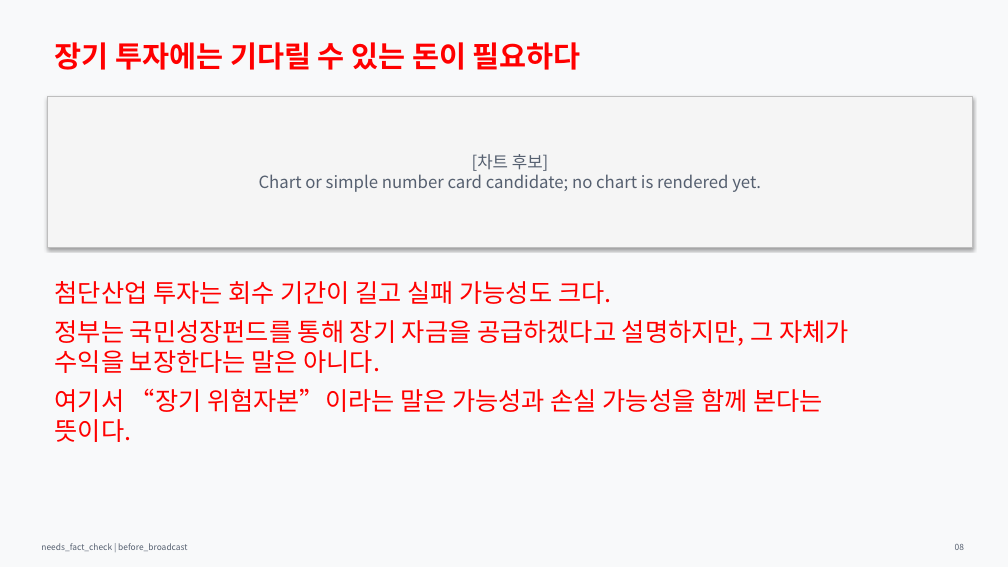
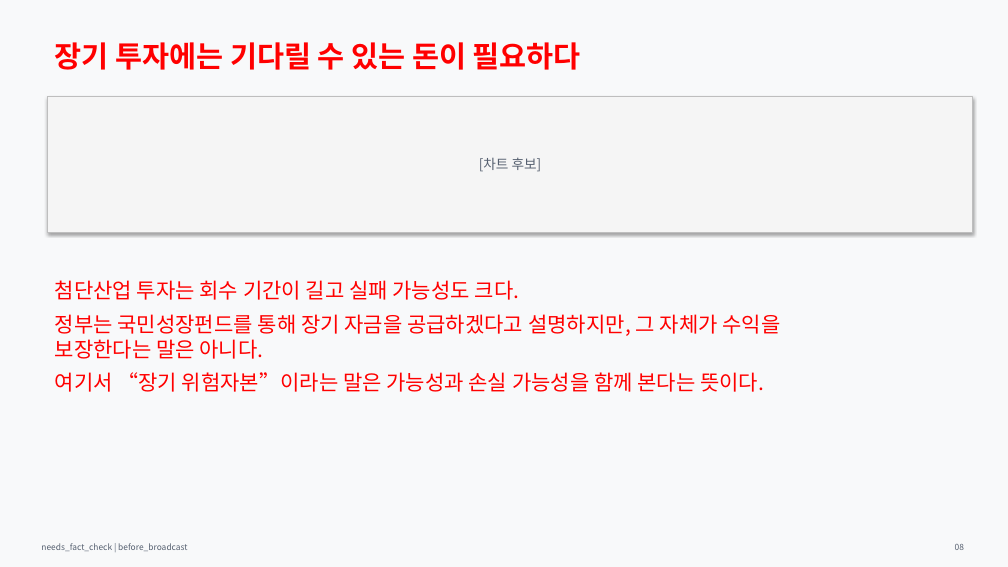
Before and after one commit to Rlearnchan/luddite, a slide deck: slide 8 of outputs/pptx/productive_finance_policy_styled_draft.pptx. Drawn at 1008x567 pixels with LibreOffice and Linux fonts; fonts in the diff are those of the drawing. Boxes give left, top, right and bottom in pixels: in the first picture for what was removed or moved away, otherwise in the second. Text is boxed around its words. In the diff, an @@ line names an element or a change of style, - is before the commit and + after.

```diff
--- a/outputs/pptx/productive_finance_policy_styled_draft.pptx
+++ b/outputs/pptx/productive_finance_policy_styled_draft.pptx
@@ rectangle "[차트 후보]": place and size @@
-rectangle "[차트 후보]" at box(48, 96, 973, 247)
+rectangle "[차트 후보]" at box(48, 96, 973, 232)
@@ text in rectangle at box(479, 157, 542, 172): text changed; size 16 to 13 pt @@
-[차트 후보]
-Chart or simple number card candidate; no chart is rendered yet.
+[차트 후보]
@@ text "첨단산업 투자는 회수 기간이 길고 ..." at box(55, 280, 780, 392): size 24 to 20 pt @@
```
Also in this commit, not shown: 15 other slides changed, 7 other files.
